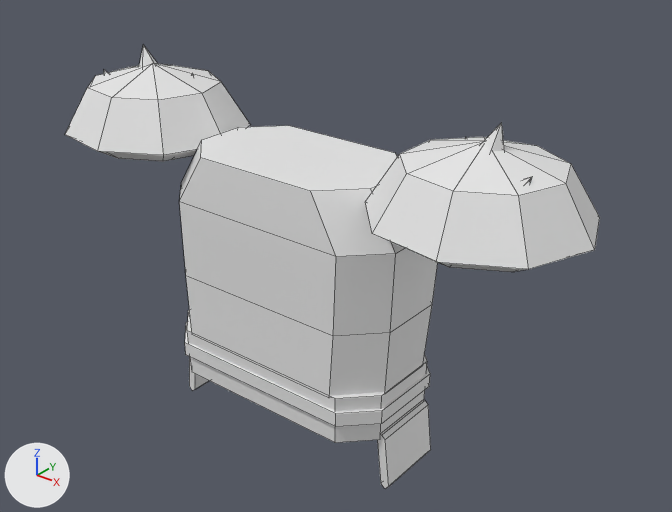
The FBX model roblox/art/armor/armor_tier2_legendary.fbx as it was, and as the next commit left it.
Before and after are seen from a camera (50 mm lens) standing at (4.48, -5.14, 3.46) and looking at (0.23, 0.17, 0.16). The lights are fixed; the arrows at lower left show +X, +Y and +Z. The first picture is the older version. Mesh edges are drawn as thin lines. Where no turn or scale is listed for an object, it has been applied to the vertices.

Names of what the first picture shows: 'Belt', 'Belt_Grade', 'Chest', 'Shoulder_L', 'Shoulder_L_Trim', 'Shoulder_R', 'Shoulder_R_Trim'.
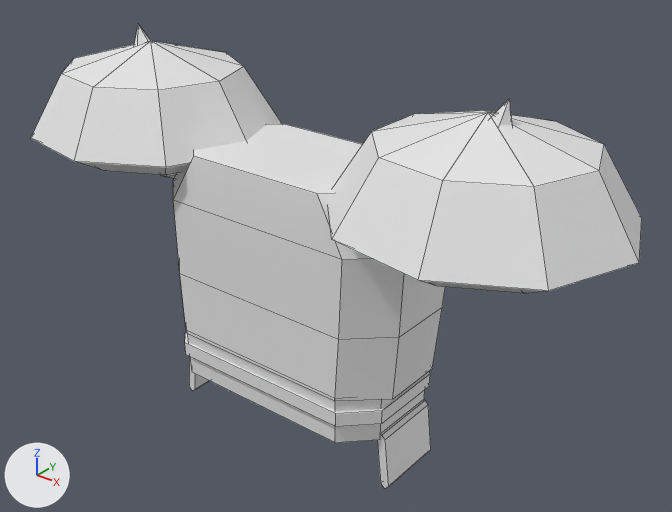
Pixel boxes [x1, y1, x2, y2] of what changed, in the pictures (672 x 512 px; the box of a moved part takes in the faces that stretch with it):
'Chest', reshaped: before [180, 126, 437, 398]; after [173, 124, 445, 401]
'Shoulder_R', moved, rescaled (33% wider, 35% taller): before [365, 137, 600, 272]; after [328, 110, 642, 293]
'Shoulder_L', moved, rescaled (35% wider, 36% taller): before [65, 63, 250, 161]; after [31, 41, 282, 175]
'Shoulder_R_Trim', reshaped: before [465, 123, 532, 183]; after [491, 98, 512, 126]
'Shoulder_L_Trim', reshaped (mostly hidden): before [104, 45, 193, 75]; after [134, 24, 177, 178]
part 2 of me_shoulder_l_trim, moved or reshaped (mostly hidden): before [139, 45, 158, 67]; after [134, 24, 151, 45]
part 3 of me_shoulder_l_trim, moved or reshaped (not visible before): after [161, 173, 177, 178]
part 5 of me_shoulder_r_trim, moved or reshaped: before [481, 123, 504, 151]; after [491, 98, 512, 126]
part 6 of me_shoulder_r_trim, moved or reshaped (not visible afterwards): before [522, 176, 532, 183]

Diff of the bpy script that builds the scene:
```diff
--- a/roblox/art/armor/armor_tier2_legendary.fbx.py
+++ b/roblox/art/armor/armor_tier2_legendary.fbx.py
@@ me_shoulder_l @@
 # used by ob_shoulder_l; location = (-1.5, 0.0, 0.42)
-me_shoulder_l.from_pydata(...)  # 29 vertices, 36 faces; spans x -0.9..0.71, y -0.77..0.77, z 0.33..1.06
+me_shoulder_l.from_pydata(...)  # 29 vertices, 36 faces; spans x -1.17..1.0, y -1.04..1.04, z 0.26..1.25
+# me_shoulder_l part 1: the whole mesh is scaled about its middle by 1.35, then moved by (0.01, 0.0, 0.06)
 me_shoulder_l.materials.append(mat_armor_tier2_legendary_shoulder_l)
@@ me_shoulder_r @@
 # used by ob_shoulder_r; location = (1.5, 0.0, 0.42)
-me_shoulder_r.from_pydata(...)  # 29 vertices, 36 faces; spans x -0.66..0.95, y -0.77..0.77, z 0.33..1.06
+me_shoulder_r.from_pydata(...)  # 29 vertices, 36 faces; spans x -0.93..1.24, y -1.04..1.04, z 0.26..1.25
+# me_shoulder_r part 7: the whole mesh is scaled about its middle by 1.35, then moved by (0.01, 0.0, 0.06)
 me_shoulder_r.materials.append(mat_armor_tier2_legendary_shoulder_r)
@@ me_shoulder_r_trim @@
 # used by ob_shoulder_r_trim; location = (1.5, 0.0, 0.42)
-me_shoulder_r_trim.from_pydata(...)  # 36 vertices, 45 faces; spans x -0.218..0.56, y -0.304..0.324, z 0.233..1.207
+me_shoulder_r_trim.from_pydata(...)  # 36 vertices, 45 faces; spans x -0.228..0.63, y -0.304..0.324, z 0.063..1.377
+# me_shoulder_r_trim part 5: all 6 vertices in x 0.067..0.277, y -0.114..0.114, z 0.935..1.207 are moved by (0.042, 0.0, 0.17)
+# me_shoulder_r_trim part 6: all 6 vertices in x 0.33..0.56, y -0.294..-0.066, z 0.705..0.976 are moved by (0.07, 0.0, 0.089)
+# other edits to the shape of me_shoulder_r_trim do not show in these pictures
 me_shoulder_r_trim.materials.append(mat_armor_tier2_legendary_shoulder_r_trim)
@@ me_shoulder_l_trim @@
 # used by ob_shoulder_l_trim; location = (-1.5, 0.0, 0.42)
-me_shoulder_l_trim.from_pydata(...)  # 36 vertices, 45 faces; spans x -0.56..0.241, y -0.304..0.324, z 0.233..1.207
+me_shoulder_l_trim.from_pydata(...)  # 36 vertices, 45 faces; spans x -0.63..0.25, y -0.304..0.324, z 0.063..1.377
+# me_shoulder_l_trim part 2: all 6 vertices in x -0.255..-0.045, y -0.114..0.114, z 0.941..1.207 are moved by (-0.042, 0.0, 0.17)
+# me_shoulder_l_trim part 3: all 6 vertices in x -0.093..0.135, y -0.124..0.124, z 0.233..0.313 are moved by (0.042, 0.0, -0.17)
+# other edits to the shape of me_shoulder_l_trim do not show in these pictures
 me_shoulder_l_trim.materials.append(mat_armor_tier2_legendary_shoulder_l_trim)
@@ me_chest @@
 # used by ob_chest; location = (0.0, 0.0, 0.2)
-me_chest.from_pydata(...)  # 32 vertices, 26 faces; spans x -1.1..1.1, y -0.56..0.66, z -0.8..0.82
+me_chest.from_pydata(...)  # 32 vertices, 26 faces; spans x -1.19..1.19, y -0.57..0.67, z -0.8..0.82
+# me_chest part 4: 32 of 32 vertices moved; they spanned x -1.1..1.1, y -0.56..0.66, z -0.8..0.82 and now span x -1.19..1.19, y -0.57..0.67, z -0.8..0.82; mean shift (0.0, 0.0, 0.0)
 me_chest.materials.append(mat_armor_tier2_legendary_chest)
```
